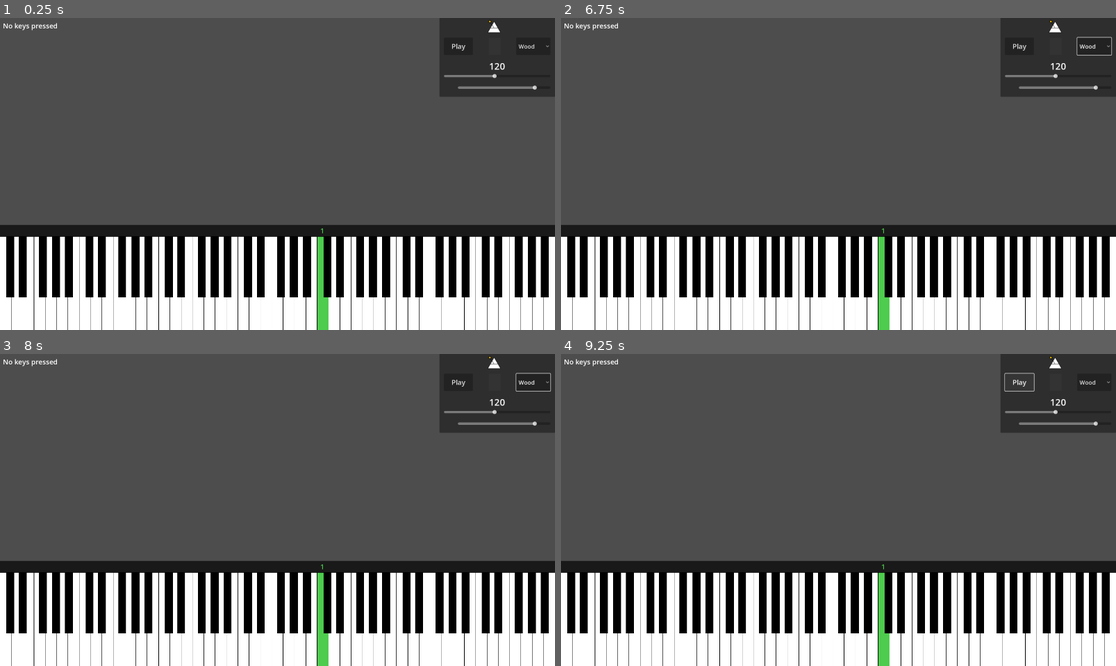
Above: before the commit, frames 1-4 (two rows, left to right).
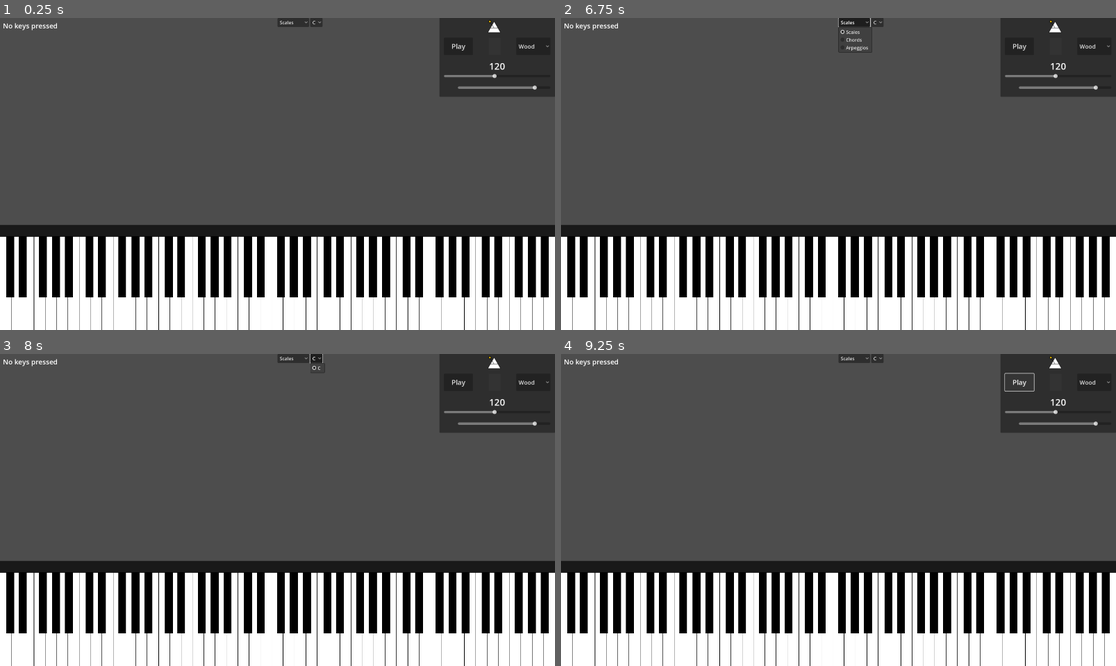
Above: after the commit, the same moments.

Repository: PianoFitness/piano-fitness-app
Game: Godot game, scene res://scenes/piano.tscn
The game is run twice, just before and just after one commit, with the same random seed, the same clock (stepped at 60 frames per second) and the same inputs. The project has no main scene, so this scene is started directly.
Inputs (mouse positions are in pixels of both pictures, inside the frame that each line leads up to):
- Up to frame 1 (0.25 s): no input
- Up to frame 2 (6.75 s): click (855, 21) at 0.5 s, where only the run after the commit has a clickable "Scales"; click (877, 21) at 1.25 s, where only the run after the commit has a clickable "C"; click "Play" at 2 s; click "Stop" at 2.75 s; click "Play" at 3.5 s; click "Wood" at 4.25 s; click "Stop" at 5 s; click "Wood" at 5.75 s; click (855, 21) at 6.5 s, where only the run after the commit has a clickable "Scales"
- Up to frame 3 (8 s): click (316, 357) at 7.25 s, where only the run after the commit has a clickable "C"
- Up to frame 4 (9.25 s): click "Play" at 8 s; click "Stop" at 8.75 s

The runs differ from the first frame. In frame 1, 0.6% of the frame differs, in the area x 50-60%, y 0-100%; in frame 2, 0.8%, in the area x 49-100%, y 0-100%; in frame 3, 0.7%; in frame 4, 0.6%.

Commit message:
Initial exercise selector

Diff:
--- a/app/scenes/piano.tscn
+++ b/app/scenes/piano.tscn
@@ -6,6 +6,7 @@
 [ext_resource type="PackedScene" uid="uid://qnn08ykran7h" path="res://scenes/metronome.tscn" id="3_m4k2l"]
 [ext_resource type="Script" path="res://scripts/finger_display.gd" id="4_k3m9p"]
 [ext_resource type="Script" path="res://scripts/sequence_manager.gd" id="5_r2n4b"]
+[ext_resource type="Script" path="res://scripts/exercise_manager.gd" id="6_7h8j9"]
 
 [node name="Piano" type="Control"]
 layout_mode = 3
@@ -36,7 +37,23 @@
 [node name="SequenceManager" type="Node" parent="."]
 script = ExtResource("5_r2n4b")
 
-[node name="CanvasLayer#Metronome" parent="." instance=ExtResource("3_m4k2l")]
+[node name="Metronome" parent="." instance=ExtResource("3_m4k2l")]
 layout_mode = 1
 
 [node name="MidiManager" type="Node" parent="."]
+
+[node name="ExerciseManager" type="Control" parent="."]
+anchors_preset = 0
+anchor_left = 0.5
+anchor_right = 0.5
+script = ExtResource("6_7h8j9")
+
+[node name="HBoxContainer" type="HBoxContainer" parent="ExerciseManager"]
+layout_mode = 0
+anchor_right = 1.0
+
+[node name="ExerciseTypeDropdown" type="OptionButton" parent="ExerciseManager/HBoxContainer"]
+layout_mode = 2
+
+[node name="KeyDropdown" type="OptionButton" parent="ExerciseManager/HBoxContainer"]
+layout_mode = 2
--- /dev/null
+++ b/app/scripts/exercise_manager.gd
@@ -0,0 +1,41 @@
+extends Control
+
+# Node references
+@onready var exercise_type_dropdown = $HBoxContainer/ExerciseTypeDropdown
+@onready var key_dropdown = $HBoxContainer/KeyDropdown
+@onready var sequence_manager = get_parent().get_node("SequenceManager")
+
+func _ready():
+	exercise_type_dropdown.connect("item_selected", _on_exercise_type_selected)
+	key_dropdown.connect("item_selected", _on_key_selected)
+	_initialize_dropdowns()
+
+func _initialize_dropdowns():
+	exercise_type_dropdown.clear()
+	exercise_type_dropdown.add_item("Scales")
+	exercise_type_dropdown.add_item("Chords")
+	exercise_type_dropdown.add_item("Arpeggios")
+
+	key_dropdown.clear()
+	key_dropdown.add_item("C")
+
+func _on_exercise_type_selected(index):
+	_update_exercise()
+
+func _on_key_selected(index):
+	_update_exercise()
+
+func _update_exercise():
+	var exercise_type = exercise_type_dropdown.get_item_text(exercise_type_dropdown.selected)
+	var key = key_dropdown.get_item_text(key_dropdown.selected)
+
+	var exercises = {
+		"Scales": "create_c_major_scale",
+		"Chords": "create_c_major_chord_inversions",
+		"Arpeggios": "create_c_major_arpeggios"
+	}
+
+	if exercises.has(exercise_type):
+		var exercise_method = exercises[exercise_type]
+		var exercise_sequence = get_parent().call(exercise_method)
+		sequence_manager.set_sequence(exercise_sequence)
--- a/app/scripts/piano.gd
+++ b/app/scripts/piano.gd
@@ -56,14 +56,6 @@
 		return
 	piano_keys = $PianoKeys
 	sequence_manager.initialize(piano_keys, finger_display)
-
-	# Load initial exercise
-	var exercises = {
-		"c_major_scale": create_c_major_scale(),
-		"c_major_chord_inversions": create_c_major_chord_inversions(),
-		"c_major_arpeggios": create_c_major_arpeggios()
-	}
-	sequence_manager.set_sequence(exercises["c_major_arpeggios"])
 
 func _input(event):
 	if event is InputEventMIDI:
Not shown: 1 places in app/scenes/piano.tscn that only renumber resources
